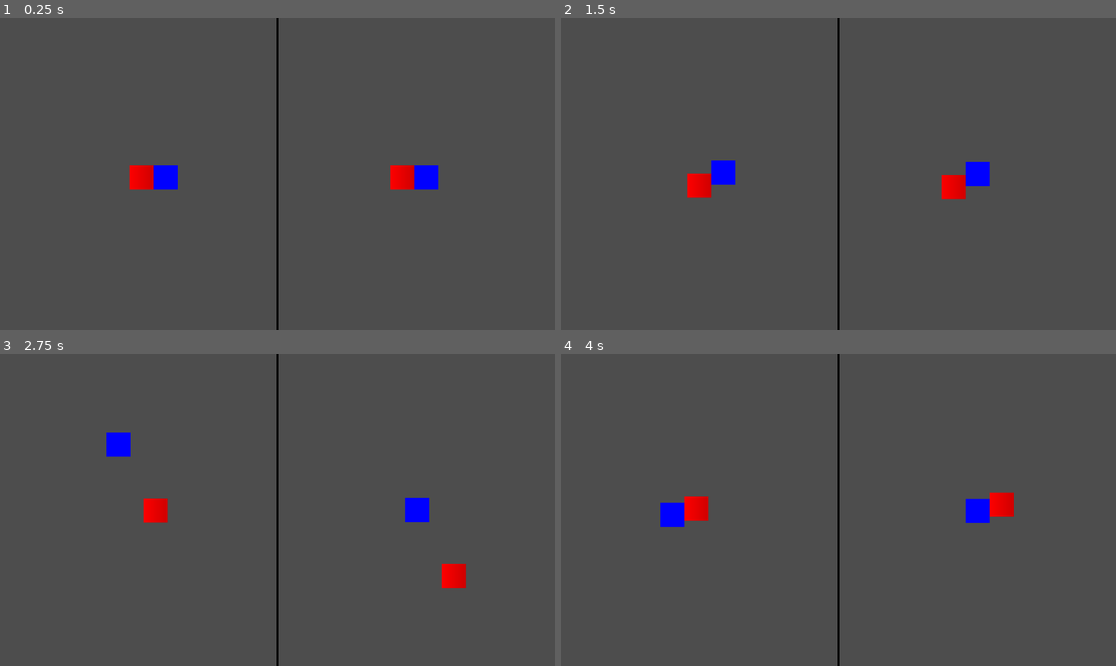
Above: before the commit, frames 1-4 (two rows, left to right).
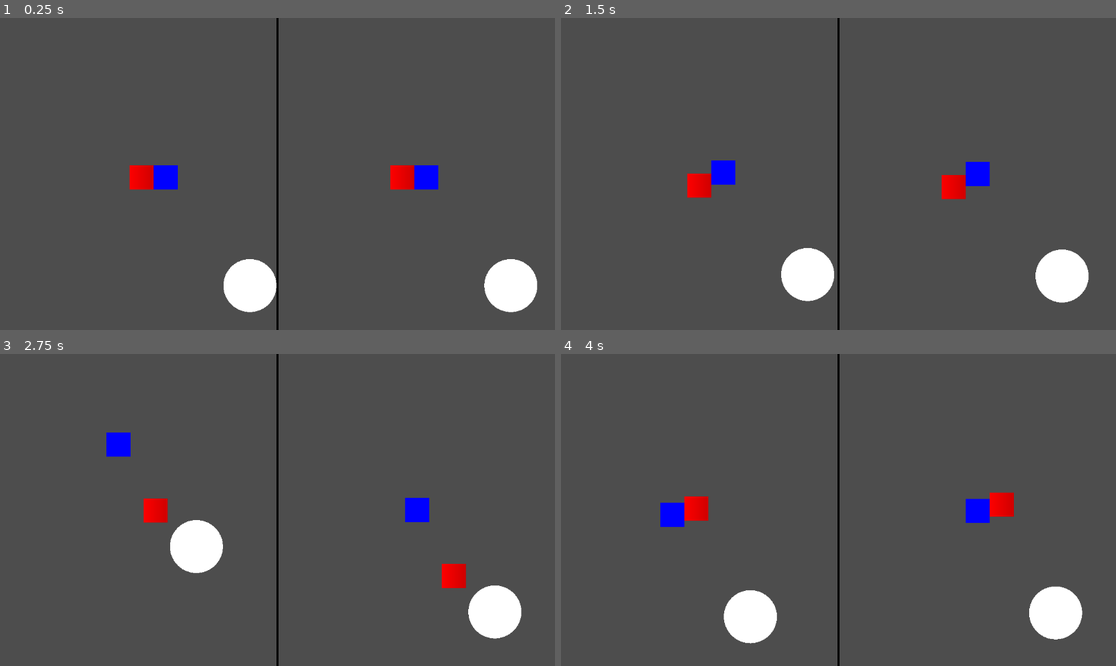
Above: after the commit, the same moments.

Repository: real-chicken-master/GDD112TempName
Game: Godot game, scene res://UI/splitscreen.tscn
The game is run twice, just before and just after one commit, with the same random seed, the same clock (stepped at 60 frames per second) and the same inputs.
Inputs:
- Up to frame 1 (0.25 s): no input
- Up to frame 2 (1.5 s): hold D (right1) 0.53-1.28 s; tap Down (down2) at 0.6 s; hold S (down1) from 1.28 s (still down); tap Left (left2) at 1.35 s
- Up to frame 3 (2.75 s): release S (down1) at 2.03 s; hold D (right1) from 2.03 s (still down); tap Right (right2) at 2.1 s
- Up to frame 4 (4 s): release D (right1) at 2.78 s; hold W (up1) 2.78-3.53 s; tap Up (up2) at 2.85 s; hold A (left1) from 3.53 s (still down); tap Down (down2) at 3.6 s

The runs differ from the first frame. In frame 1, 2.6% of the frame differs, in the area x 40-97%, y 77-95%; in frame 2, 2.6%, in the area x 39-96%, y 73-92%; in frame 3, 2.6%; in frame 4, 2.6%.

Commit message:
updated the portals so they are visable

Diff:
--- a/lobby/minigame_1.tscn
+++ b/lobby/minigame_1.tscn
@@ -1,9 +1,11 @@
-[gd_scene load_steps=3 format=3 uid="uid://c6mx5yrnxiiqu"]
+[gd_scene load_steps=4 format=3 uid="uid://c6mx5yrnxiiqu"]
 
 [ext_resource type="Script" path="res://lobby/minigame_1.gd" id="1_ddjle"]
 
 [sub_resource type="CircleShape2D" id="CircleShape2D_xm2wb"]
 radius = 55.0364
+
+[sub_resource type="SphereMesh" id="SphereMesh_761y7"]
 
 [node name="Minigame 1" type="Node2D"]
 
@@ -13,3 +15,8 @@
 
 [node name="CollisionShape2D" type="CollisionShape2D" parent="Area2D"]
 shape = SubResource("CircleShape2D_xm2wb")
+
+[node name="MeshInstance2D" type="MeshInstance2D" parent="."]
+position = Vector2(1.49012e-06, 1.0252e-05)
+scale = Vector2(110.125, 110)
+mesh = SubResource("SphereMesh_761y7")
--- a/lobby/minigame_2.tscn
+++ b/lobby/minigame_2.tscn
@@ -1,9 +1,11 @@
-[gd_scene load_steps=3 format=3 uid="uid://bvxji66hx528i"]
+[gd_scene load_steps=4 format=3 uid="uid://bvxji66hx528i"]
 
 [ext_resource type="Script" path="res://lobby/minigame_2.gd" id="1_20new"]
 
 [sub_resource type="CircleShape2D" id="CircleShape2D_mgy7x"]
 radius = 55.0364
+
+[sub_resource type="SphereMesh" id="SphereMesh_f7jqe"]
 
 [node name="Minigame 2" type="Node2D"]
 
@@ -13,3 +15,8 @@
 
 [node name="CollisionShape2D" type="CollisionShape2D" parent="Area2D"]
 shape = SubResource("CircleShape2D_mgy7x")
+
+[node name="MeshInstance2D" type="MeshInstance2D" parent="."]
+position = Vector2(1.49012e-06, 1.0252e-05)
+scale = Vector2(110.125, 110)
+mesh = SubResource("SphereMesh_f7jqe")
--- a/lobby/minigame_3.tscn
+++ b/lobby/minigame_3.tscn
@@ -1,9 +1,11 @@
-[gd_scene load_steps=3 format=3 uid="uid://bwqor80lqgqvq"]
+[gd_scene load_steps=4 format=3 uid="uid://bwqor80lqgqvq"]
 
 [ext_resource type="Script" path="res://lobby/minigame_3.gd" id="1_frd4a"]
 
 [sub_resource type="CircleShape2D" id="CircleShape2D_dgx6a"]
 radius = 55.0364
+
+[sub_resource type="SphereMesh" id="SphereMesh_mep34"]
 
 [node name="Minigame 3" type="Node2D"]
 
@@ -13,3 +15,8 @@
 
 [node name="CollisionShape2D" type="CollisionShape2D" parent="Area2D"]
 shape = SubResource("CircleShape2D_dgx6a")
+
+[node name="MeshInstance2D" type="MeshInstance2D" parent="."]
+position = Vector2(1.49012e-06, 1.0252e-05)
+scale = Vector2(110.125, 110)
+mesh = SubResource("SphereMesh_mep34")
--- a/players/player 2/player2.gd
+++ b/players/player 2/player2.gd
@@ -9,7 +9,7 @@
 var down = false
 
 
-func _physics_process(delta):
+func _physics_process(_delta):
 	var direction = Input.get_vector("left2","right2","up2","down2")
 	velocity = direction * SPEED
 	move_and_slide()
--- a/players/player1/player1.gd
+++ b/players/player1/player1.gd
@@ -10,7 +10,7 @@
 
 
 
-func _physics_process(delta):
+func _physics_process(_delta):
 	var direction = Input.get_vector("left1","right1","up1","down1")
 	velocity = direction * SPEED
 	move_and_slide()
